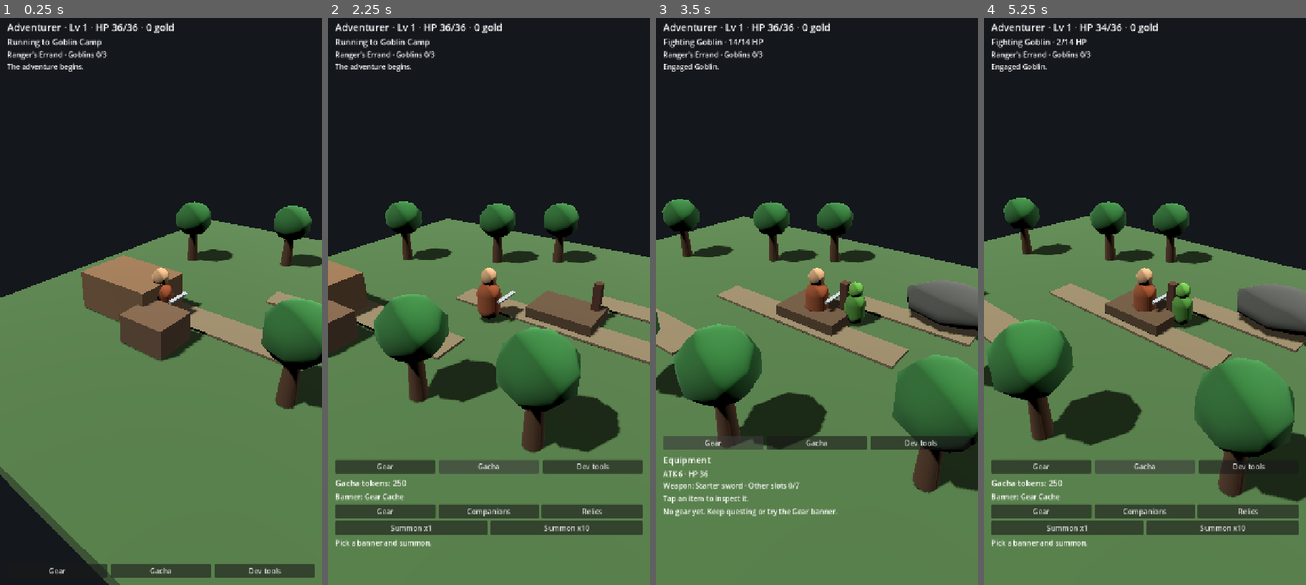
Above: before the commit, frames 1-4 (left to right).
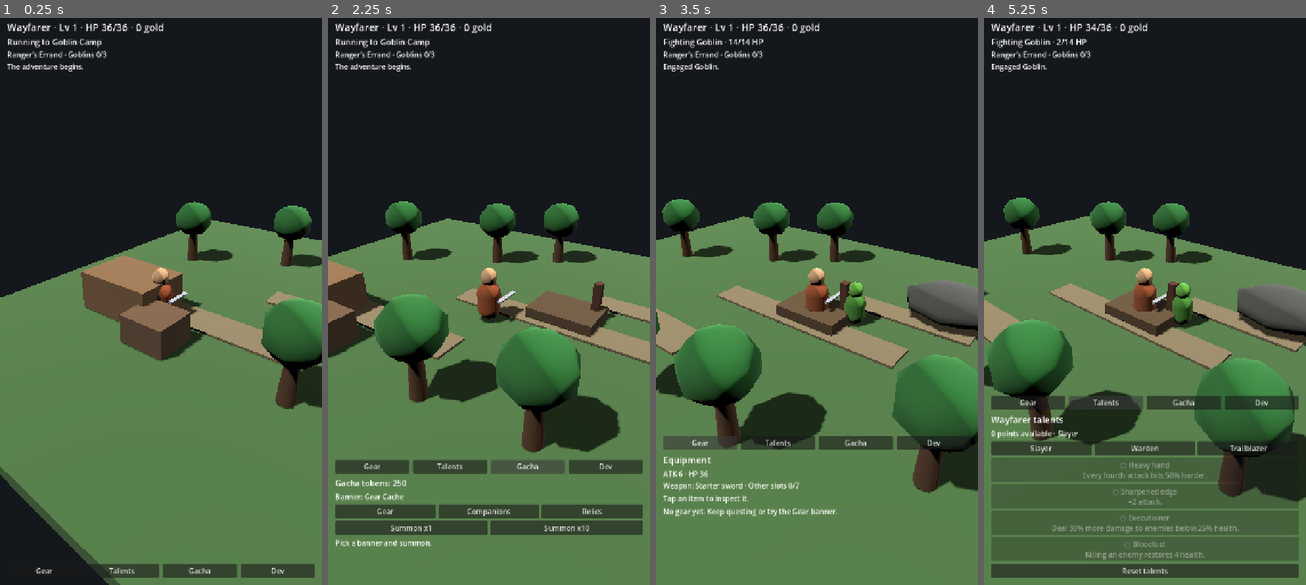
Above: after the commit, the same moments.

Repository: gabebartolo-spec/Idlerpg
Game: Godot game, scene res://main.tscn
The game is run twice, just before and just after one commit, with the same random seed, the same clock (stepped at 60 frames per second) and the same inputs.
Inputs (mouse positions are in pixels of both pictures, inside the frame that each line leads up to):
- Up to frame 1 (0.25 s): no input
- Up to frame 2 (2.25 s): click "Gear" at 0.5 s; click "Gear" at 1.25 s; click "Gacha" at 2 s
- Up to frame 3 (3.5 s): click "Gear" at 2.75 s
- Up to frame 4 (5.25 s): click "Gacha" at 3.5 s; click "Gacha" at 4.25 s; click (1106, 573) at 5 s, where only the run after the commit has a clickable "Talents"

The runs differ from the first frame. In frame 1, 0.9% of the frame differs, in the area x 2-89%, y 0-99%; in frame 2, 0.9%; in frame 3, 0.9%; in frame 4, 20%, in the area x 2-98%, y 0-99%.

Commit message:
Add mobile Wayfarer talent drawer

Diff:
--- a/src/main.gd
+++ b/src/main.gd
@@ -4,6 +4,7 @@
 const AdventurerSimScript = preload("res://src/sim/adventurer_sim.gd")
 const PersistenceScript = preload("res://src/state/persistence.gd")
 const GearCatalogScript = preload("res://src/data/gear_catalog.gd")
+const TalentCatalogScript = preload("res://src/data/talent_catalog.gd")
 
 var game: Node
 var sim: Node
@@ -42,6 +43,11 @@
 var equip_gear_button: Button
 var sell_gear_button: Button
 var salvage_gear_button: Button
+var talent_panel: VBoxContainer
+var talent_points_label: Label
+var talent_list: VBoxContainer
+var selected_talent_branch: String = "slayer"
+var talent_proc_pulse: float = 0.0
 var dev_panel: VBoxContainer
 var return_panel: PanelContainer
 var return_label: Label
@@ -67,6 +73,7 @@
 
 func _process(delta: float) -> void:
 	sim.advance(delta)
+	talent_proc_pulse = max(0.0, talent_proc_pulse - delta)
 	_sync_world(delta)
 	_refresh_sim_ui()
 
@@ -236,6 +243,8 @@
 		fight_bob = sin(Time.get_ticks_msec() * 0.018) * 0.05
 
 	hero_visual.position = sim.hero_position + Vector3(0.0, fight_bob, 0.0)
+	var pulse_scale := 1.08 if talent_proc_pulse > 0.0 else 1.0
+	hero_visual.scale = Vector3.ONE * pulse_scale
 	_sync_equipment_visual()
 
 	if sim.activity == "fighting" and not sim.enemy_kind.is_empty():
@@ -540,6 +549,12 @@
 	equipment_button.pressed.connect(_toggle_equipment)
 	actions.add_child(equipment_button)
 
+	var talent_button := Button.new()
+	talent_button.text = "Talents"
+	talent_button.size_flags_horizontal = Control.SIZE_EXPAND_FILL
+	talent_button.pressed.connect(_toggle_talents)
+	actions.add_child(talent_button)
+
 	var gacha_button := Button.new()
 	gacha_button.text = "Gacha"
 	gacha_button.size_flags_horizontal = Control.SIZE_EXPAND_FILL
@@ -548,7 +563,7 @@
 
 	if game.dev_tools_available():
 		var dev_button := Button.new()
-		dev_button.text = "Dev tools"
+		dev_button.text = "Dev"
 		dev_button.size_flags_horizontal = Control.SIZE_EXPAND_FILL
 		dev_button.pressed.connect(_toggle_dev_tools)
 		actions.add_child(dev_button)
@@ -558,6 +573,12 @@
 	equipment_panel.add_theme_constant_override("separation", 6)
 	bottom_column.add_child(equipment_panel)
 	_build_equipment_panel(equipment_panel)
+
+	talent_panel = VBoxContainer.new()
+	talent_panel.visible = false
+	talent_panel.add_theme_constant_override("separation", 6)
+	bottom_column.add_child(talent_panel)
+	_build_talent_panel(talent_panel)
 
 	gacha_panel = VBoxContainer.new()
 	gacha_panel.visible = false
@@ -738,6 +759,83 @@
 	_rebuild_equipment_panel()
 	_save_now()
 
+func _build_talent_panel(parent: VBoxContainer) -> void:
+	var title := Label.new()
+	title.text = "%s talents" % TalentCatalogScript.CLASS_NAME
+	title.add_theme_font_size_override("font_size", 20)
+	parent.add_child(title)
+
+	talent_points_label = Label.new()
+	parent.add_child(talent_points_label)
+
+	var branches := HBoxContainer.new()
+	branches.add_theme_constant_override("separation", 6)
+	parent.add_child(branches)
+	for branch_id in TalentCatalogScript.branch_ids():
+		var button := Button.new()
+		button.text = TalentCatalogScript.branch_label(branch_id)
+		button.size_flags_horizontal = Control.SIZE_EXPAND_FILL
+		button.pressed.connect(_select_talent_branch.bind(branch_id))
+		branches.add_child(button)
+
+	talent_list = VBoxContainer.new()
+	talent_list.add_theme_constant_override("separation", 5)
+	parent.add_child(talent_list)
+
+	var reset := Button.new()
+	reset.text = "Reset talents"
+	reset.pressed.connect(_reset_talents)
+	parent.add_child(reset)
+
+	_rebuild_talent_panel()
+
+func _select_talent_branch(branch_id: String) -> void:
+	selected_talent_branch = branch_id
+	_rebuild_talent_panel()
+
+func _rebuild_talent_panel() -> void:
+	if talent_points_label == null or talent_list == null:
+		return
+
+	talent_points_label.text = "%d point%s available · %s" % [
+		sim.talent_points_available(),
+		"" if sim.talent_points_available() == 1 else "s",
+		TalentCatalogScript.branch_label(selected_talent_branch)
+	]
+
+	for child in talent_list.get_children():
+		child.queue_free()
+
+	for talent_id in TalentCatalogScript.nodes_for_branch(selected_talent_branch):
+		var button := Button.new()
+		var unlocked: bool = sim.has_talent(talent_id)
+		var requirement: String = TalentCatalogScript.requirement(talent_id)
+		var prefix := "✓" if unlocked else "○"
+		button.text = "%s %s\n%s" % [
+			prefix,
+			TalentCatalogScript.talent_name(talent_id),
+			TalentCatalogScript.description(talent_id)
+		]
+		button.custom_minimum_size = Vector2(0.0, 54.0)
+		button.size_flags_horizontal = Control.SIZE_EXPAND_FILL
+		button.disabled = unlocked or not sim.can_unlock_talent(talent_id)
+		if not unlocked and not requirement.is_empty() and not sim.has_talent(requirement):
+			button.tooltip_text = "Requires %s" % TalentCatalogScript.talent_name(requirement)
+		button.pressed.connect(_unlock_talent.bind(talent_id))
+		talent_list.add_child(button)
+
+func _unlock_talent(talent_id: String) -> void:
+	if sim.unlock_talent(talent_id):
+		_rebuild_talent_panel()
+		_rebuild_equipment_panel()
+		_save_now()
+
+func _reset_talents() -> void:
+	sim.reset_talents()
+	_rebuild_talent_panel()
+	_rebuild_equipment_panel()
+	_save_now()
+
 func _build_gacha_panel(parent: VBoxContainer) -> void:
 	token_label = Label.new()
 	token_label.add_theme_font_size_override("font_size", 18)
@@ -814,14 +912,26 @@
 	equipment_panel.visible = not equipment_panel.visible
 	if equipment_panel.visible:
 		_rebuild_equipment_panel()
+	talent_panel.visible = false
 	gacha_panel.visible = false
 	return_panel.visible = false
 	if dev_panel != null:
 		dev_panel.visible = false
 
+func _toggle_talents() -> void:
+	talent_panel.visible = not talent_panel.visible
+	if talent_panel.visible:
+		_rebuild_talent_panel()
+	equipment_panel.visible = false
+	gacha_panel.visible = false
+	return_panel.visible = false
+	if dev_panel != null:
+		dev_panel.visible = false
+
 func _toggle_gacha() -> void:
 	gacha_panel.visible = not gacha_panel.visible
 	equipment_panel.visible = false
+	talent_panel.visible = false
 	return_panel.visible = false
 	if dev_panel != null:
 		dev_panel.visible = false
@@ -832,6 +942,7 @@
 	dev_panel.visible = not dev_panel.visible
 	gacha_panel.visible = false
 	equipment_panel.visible = false
+	talent_panel.visible = false
 	return_panel.visible = false
 
 func _set_infinite_tokens(enabled: bool) -> void:
@@ -868,6 +979,7 @@
 	return_panel.visible = true
 	gacha_panel.visible = false
 	equipment_panel.visible = false
+	talent_panel.visible = false
 	if dev_panel != null:
 		dev_panel.visible = false
 
@@ -930,7 +1042,8 @@
 	return "%ds" % seconds
 
 func _refresh_sim_ui() -> void:
-	hero_label.text = "Adventurer · Lv %d · HP %d/%d · %d gold" % [
+	hero_label.text = "%s · Lv %d · HP %d/%d · %d gold" % [
+		TalentCatalogScript.CLASS_NAME,
 		sim.hero_level,
 		sim.hero_hp,
 		sim.effective_max_hp(),
@@ -942,9 +1055,17 @@
 func _on_sim_event(event: Dictionary) -> void:
 	event_label.text = str(event.get("message", ""))
 	var event_type := str(event.get("type", ""))
-	if event_type in ["gear_obtained", "gear_equipped", "gear_unequipped", "gear_sold", "gear_salvaged"]:
+
+	if event_type == "talent_proc":
+		talent_proc_pulse = 0.22
+
+	if event_type in ["gear_obtained", "gear_equipped", "gear_unequipped", "gear_sold", "gear_salvaged", "talent_unlocked", "talents_reset"]:
 		if equipment_panel != null and equipment_panel.visible:
 			_rebuild_equipment_panel()
+
+	if event_type in ["talent_unlocked", "talents_reset", "level_up"]:
+		if talent_panel != null and talent_panel.visible:
+			_rebuild_talent_panel()
 
 func _select_banner(banner_id: String) -> void:
 	selected_banner = banner_id
